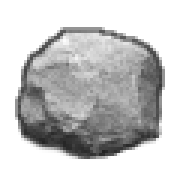
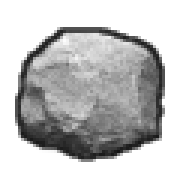
Comparing the layer stacks of the two 180 x 180 images. Changes:
painted on "rock-front" over (15, 27, 165, 162)
